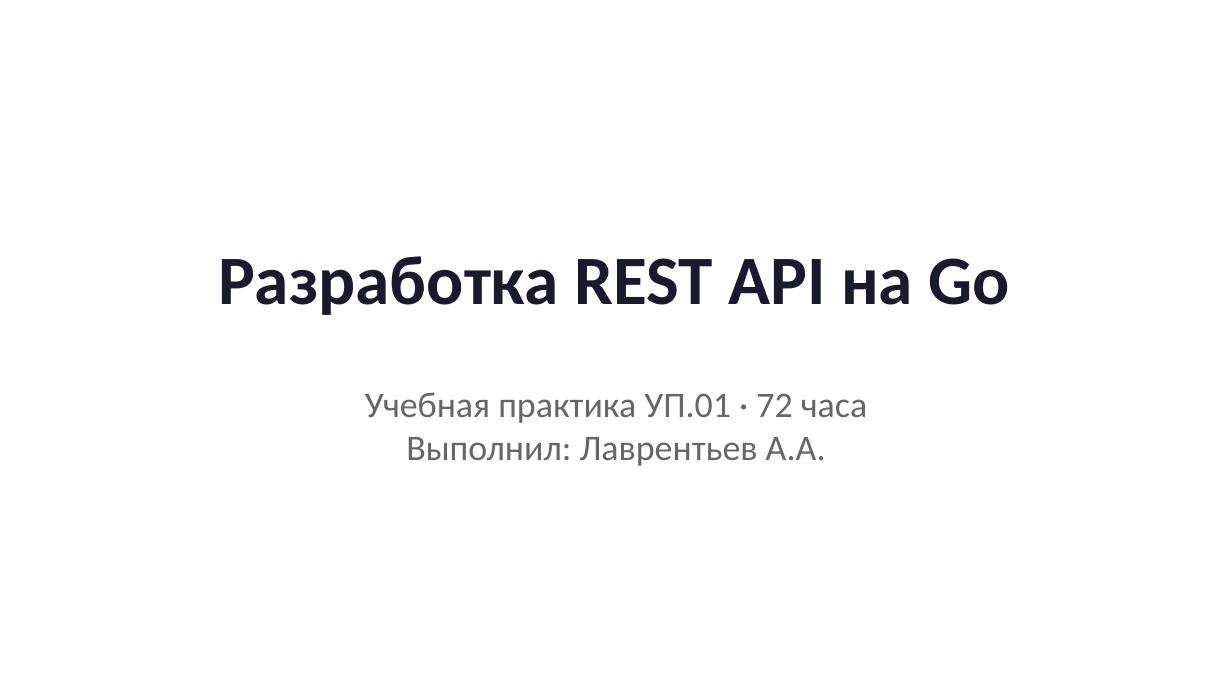
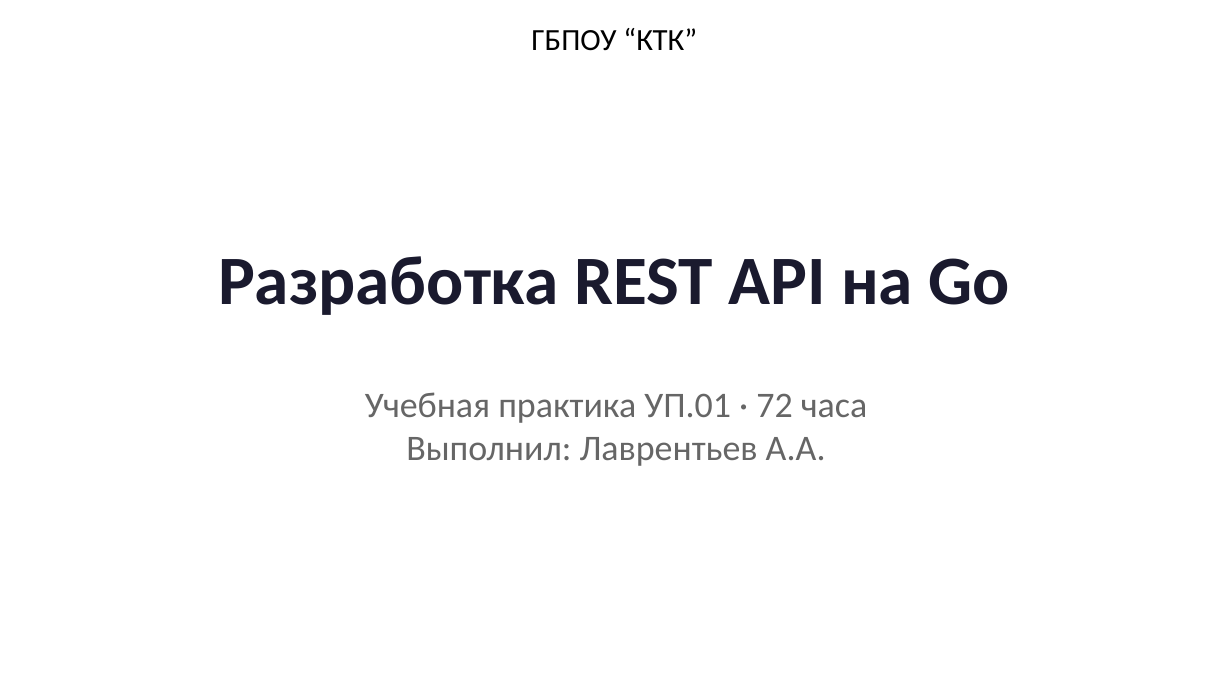
Before and after one commit to thymequo/praktika, a slide deck: slide 1 of workspace/presentation.pptx. Drawn at 1232x693 pixels with LibreOffice and Linux fonts; fonts in the diff are those of the drawing. Boxes give left, top, right and bottom in pixels: in the first picture for what was removed or moved away, otherwise in the second. Text is boxed around its words. In the diff, an @@ line names an element or a change of style, - is before the commit and + after.

```diff
--- a/workspace/presentation.pptx
+++ b/workspace/presentation.pptx
@@ text added at (x1=531, y1=28, x2=697, y2=51), 24 pt, text #000000 @@
+ГБПОУ “КТК”
```
